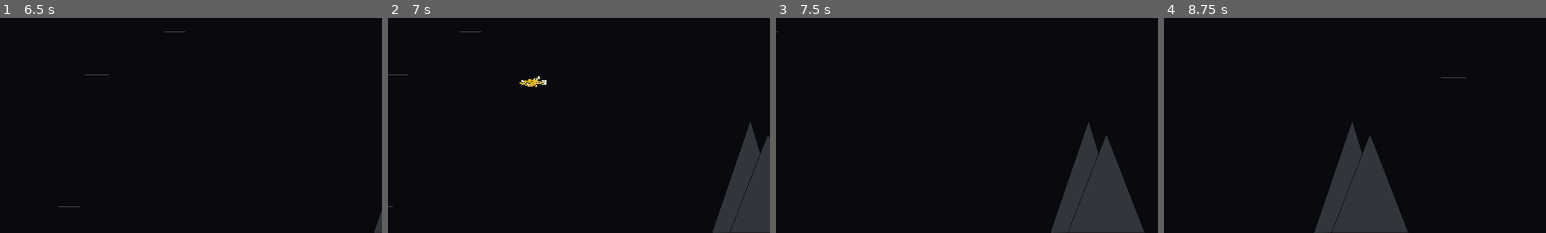
Above: before the commit, frames 1-4 (left to right).
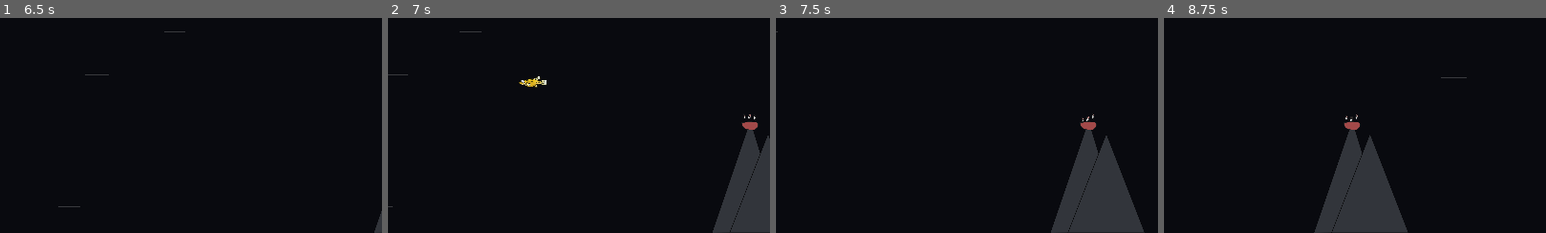
Above: after the commit, the same moments.

Repository: yakostro/eagle_game
Game: Godot game, scene res://Scenes/game.tscn
The game is run twice, just before and just after one commit, with the same random seed, the same clock (stepped at 60 frames per second) and the same inputs.
Inputs:
- Up to frame 1 (6.5 s): hold Up (move_up) 0.53-1.28 s; tap F (drop_fish) at 0.6, 2.85, 5.1 s; tap Space (ui_select) at 0.77, 1.07, 1.52, 1.82, 3.02, 3.32, 3.77, 4.07, 4.52, 4.82, 6.02, 6.32 s; tap T at 1.25, 3.5 s; hold Down (move_down) 1.28-2.03 s; tap E (eat_fish) at 1.35, 3.6, 5.85 s; hold Up (move_up) 2.03-3.53 s; tap H (screech) at 2.1, 4.35 s; hold Down (move_down) 3.53-5.78 s; hold Up (move_up) from 5.78 s (still down)
- Up to frame 2 (7 s): keep holding Up (move_up); tap T at 6.5 s; tap H (screech) at 6.6 s; tap Space (ui_select) at 6.77 s
- Up to frame 3 (7.5 s): keep holding Up (move_up); tap Space (ui_select) at 7.07 s; tap F (drop_fish) at 7.35 s
- Up to frame 4 (8.75 s): tap Space (ui_select) at 7.52, 7.82 s; release Up (move_up) at 8.03 s; hold Down (move_down) from 8.03 s (still down); tap E (eat_fish) at 8.1 s
The pictures show only the part of the screen within x 50-100%, y 50-100%; the shares and areas given below are measured in that part.

Frame 1 is identical in both runs. In frame 2, 0.1% of the frame differs, in the area x 92-97%, y 44-52%; in frame 3, 0.1%; in frame 4, 0.1%, in the area x 47-52%, y 44-52%.

Commit message:
added nest: animation, spawn, placing inside mountain. collision with fish added but doesnt work properly

Diff:
--- a/Scenes/eagle.tscn
+++ b/Scenes/eagle.tscn
@@ -352,7 +352,7 @@
 [node name="Animation" type="AnimatedSprite2D" parent="."]
 position = Vector2(-331, 1)
 sprite_frames = SubResource("SpriteFrames_kheon")
-animation = &"hit"
+animation = &"glide"
 autoplay = "glide"
 offset = Vector2(4, -37)
 flip_h = true
--- a/Scenes/game.tscn
+++ b/Scenes/game.tscn
@@ -1,6 +1,7 @@
-[gd_scene load_steps=8 format=3 uid="uid://bvfc1tl8ttpuo"]
+[gd_scene load_steps=9 format=3 uid="uid://bvfc1tl8ttpuo"]
 
 [ext_resource type="PackedScene" uid="uid://cd42djg346oqy" path="res://scenes/eagle.tscn" id="1_ek57t"]
+[ext_resource type="PackedScene" uid="uid://kjcy0srr3p6t" path="res://scenes/nest.tscn" id="1_gfvr7"]
 [ext_resource type="PackedScene" uid="uid://cet764a7faoqm" path="res://scenes/wind_particles.tscn" id="2_wind"]
 [ext_resource type="Script" path="res://scripts/obstacle_spawner.gd" id="3_6m21n"]
 [ext_resource type="Texture2D" uid="uid://bq584cyumqstu" path="res://particles/wind_particle_3.png" id="3_yd0cu"]
@@ -23,6 +24,7 @@
 position = Vector2(1920, 1080)
 script = ExtResource("3_6m21n")
 mountain_scene = ExtResource("4_yvdbw")
+nest_scene = ExtResource("1_gfvr7")
 spawn_interval = 6.0
 
 [node name="Eagle" parent="." instance=ExtResource("1_ek57t")]
--- a/Scenes/mountain.tscn
+++ b/Scenes/mountain.tscn
@@ -24,3 +24,6 @@
 position = Vector2(214, 5)
 shape = SubResource("SegmentShape2D_cwc11")
 debug_color = Color(0.337255, 0.188235, 0.721569, 0.8)
+
+[node name="NestPlaceholder" type="Marker2D" parent="."]
+position = Vector2(170, 7)
--- a/Scenes/nest.tscn
+++ b/Scenes/nest.tscn
@@ -1,5 +1,83 @@
-[gd_scene format=3 uid="uid://kjcy0srr3p6t"]
+[gd_scene load_steps=14 format=3 uid="uid://kjcy0srr3p6t"]
 
-[node name="Node2D" type="Node2D"]
+[ext_resource type="Script" path="res://scripts/nest.gd" id="1_u358j"]
+[ext_resource type="Texture2D" uid="uid://bba55sddydqay" path="res://sprites/nest/fed/fed1.png" id="2_adwbv"]
+[ext_resource type="Texture2D" uid="uid://bfcaycqmm7p8h" path="res://sprites/nest/fed/fed2.png" id="3_jn2qp"]
+[ext_resource type="Texture2D" uid="uid://kxq2e00obfml" path="res://sprites/nest/fed/fed3.png" id="4_0ggvm"]
+[ext_resource type="Texture2D" uid="uid://shf56lxttir4" path="res://sprites/nest/hungry/Frame 3.png" id="6_104ac"]
+[ext_resource type="Texture2D" uid="uid://cf64f1s2mhgjv" path="res://sprites/nest/hungry/Frame 4.png" id="7_xexj6"]
+[ext_resource type="Texture2D" uid="uid://thri0gn40npm" path="res://sprites/nest/hungry/Frame 5.png" id="8_2wjcv"]
+[ext_resource type="Texture2D" uid="uid://b6iniw2lnfhbg" path="res://sprites/nest/hungry/Frame 6.png" id="9_jxu2q"]
+[ext_resource type="Texture2D" uid="uid://cvpd6m71xrbid" path="res://sprites/nest/hungry/Frame 7.png" id="10_n1h44"]
+[ext_resource type="Texture2D" uid="uid://djc6nmvtefeqq" path="res://sprites/nest/hungry/Frame 8.png" id="11_rghc1"]
+[ext_resource type="Texture2D" uid="uid://do0qdyurp1kxt" path="res://sprites/nest/hungry/Frame 2.png" id="12_7hcef"]
 
-[node name="Sprite2D" type="Sprite2D" parent="."]
+[sub_resource type="SpriteFrames" id="SpriteFrames_cwq4g"]
+animations = [{
+"frames": [{
+"duration": 1.0,
+"texture": ExtResource("2_adwbv")
+}, {
+"duration": 1.0,
+"texture": ExtResource("3_jn2qp")
+}, {
+"duration": 1.0,
+"texture": ExtResource("4_0ggvm")
+}],
+"loop": true,
+"name": &"fed",
+"speed": 5.0
+}, {
+"frames": [{
+"duration": 1.0,
+"texture": ExtResource("12_7hcef")
+}, {
+"duration": 1.0,
+"texture": ExtResource("6_104ac")
+}, {
+"duration": 1.0,
+"texture": ExtResource("7_xexj6")
+}, {
+"duration": 1.0,
+"texture": ExtResource("8_2wjcv")
+}, {
+"duration": 1.0,
+"texture": ExtResource("9_jxu2q")
+}, {
+"duration": 1.0,
+"texture": ExtResource("10_n1h44")
+}, {
+"duration": 1.0,
+"texture": ExtResource("11_rghc1")
+}],
+"loop": true,
+"name": &"hungry",
+"speed": 7.0
+}]
+
+[sub_resource type="CapsuleShape2D" id="CapsuleShape2D_2x5yl"]
+radius = 20.0
+height = 68.0
+
+[node name="Nest" type="Node2D"]
+script = ExtResource("1_u358j")
+
+[node name="FishPlaceholder" type="Sprite2D" parent="."]
+modulate = Color(0.74108, 0.741081, 0.74432, 1)
+position = Vector2(1, -11)
+rotation = -1.63998
+scale = Vector2(0.2, 0.2)
+
+[node name="Animation" type="AnimatedSprite2D" parent="."]
+scale = Vector2(0.5, 0.5)
+sprite_frames = SubResource("SpriteFrames_cwq4g")
+animation = &"fed"
+autoplay = "hungry"
+frame_progress = 0.188811
+
+[node name="Area2D" type="Area2D" parent="."]
+
+[node name="CollisionShape2D" type="CollisionShape2D" parent="Area2D"]
+position = Vector2(0, 12)
+rotation = 1.5708
+shape = SubResource("CapsuleShape2D_2x5yl")
--- a/scripts/fish.gd
+++ b/scripts/fish.gd
@@ -37,14 +37,21 @@
 	calculate_target_and_jump()
 
 func _ready():
-	# Disable physical collisions but keep gravity
-	collision_layer = 0
-	collision_mask = 0
+	# Set collision layers for proper detection
+	collision_layer = 1  # Fish are on layer 1 for nest detection
+	collision_mask = 0   # Fish don't need to detect other objects
 	gravity_scale = 1.0
 
 	# Get the detection area and connect signal
 	var catch_area = $CatchArea
 	catch_area.body_entered.connect(_on_catch_area_entered)
+
+	# Set up catch area for nest detection
+	catch_area.collision_layer = 1  # Same layer as fish body for consistent detection
+	catch_area.collision_mask = 1   # CatchArea doesn't need to detect anything
+
+	# Add to fish group for easy detection
+	add_to_group("fish")
 
 	# Set up lifetime timer
 	var timer = Timer.new()
@@ -189,7 +196,7 @@
 		queue_free()
 
 # Static method to spawn fish at bottom of screen
-static func spawn_fish_at_bottom(scene_tree: SceneTree, fish_scene: PackedScene, eagle: Eagle, screen_width: float, screen_height: float):
+static func spawn_fish_at_bottom(scene_tree: SceneTree, fish_scene: PackedScene, eagle: Eagle, screen_width: float, viewport_height: float):
 	var fish = fish_scene.instantiate()
 
 	# Check if the fish is actually a Fish instance
@@ -211,7 +218,7 @@
 	spawn_x = min(spawn_x, screen_width - 50)
 
 	# Spawn fish BELOW the bottom of the screen
-	var spawn_y = screen_height + randf_range(50, 150)  # 50-150 pixels below screen bottom
+	var spawn_y = viewport_height + randf_range(50, 150)  # 50-150 pixels below screen bottom
 
 
 
@@ -221,6 +228,6 @@
 	scene_tree.current_scene.add_child(fish)
 
 	# Setup the fish with eagle reference and screen height
-	fish.setup_fish(eagle, screen_height)
+	fish.setup_fish(eagle, viewport_height)
 
 	return fish
--- /dev/null
+++ b/scripts/nest.gd
@@ -0,0 +1,108 @@
+extends Node2D
+
+class_name Nest
+
+# Nest states
+enum NestState {
+	HUNGRY,
+	FED
+}
+
+@export var moral_points_gain: int = 10  # Points gained when feeding nest
+@export var moral_points_loss: int = 5   # Points lost when nest goes off-screen
+
+var current_state: NestState = NestState.HUNGRY
+var animation_player: AnimatedSprite2D
+var area_2d: Area2D
+var fish_placeholder: Sprite2D
+var has_emitted_missed: bool = false  # Track if missed signal was already emitted
+
+# Signals
+signal nest_fed(points: int)
+signal nest_missed(points: int)
+
+func _ready():
+	# Get references to child nodes
+	animation_player = get_node("Animation")
+	area_2d = get_node("Area2D")
+	fish_placeholder = get_node("FishPlaceholder")
+
+	# Set up collision detection for fish
+	area_2d.collision_layer = 0  # Nest doesn't need to be on a collision layer
+	area_2d.collision_mask = 1   # Detect bodies on layer 1 (fish should be on layer 1)
+
+	# Connect collision signals
+	area_2d.body_entered.connect(_on_body_entered)
+	area_2d.area_entered.connect(_on_area_entered)  # Also detect area collisions
+
+	# Set initial state
+	set_state(NestState.HUNGRY)
+
+	# Hide fish placeholder initially
+	fish_placeholder.visible = false
+
+	print("Nest initialized in HUNGRY state")
+
+func _process(_delta):
+	"""Handle missed signal when nest goes off-screen"""
+	# Only emit missed signal if nest is still hungry and hasn't emitted before
+	if current_state == NestState.HUNGRY and not has_emitted_missed:
+		if global_position.x < -100:  # Off the left side of screen
+			print("Nest missed - going off screen")
+			nest_missed.emit(moral_points_loss)
+			has_emitted_missed = true
+
+func set_state(new_state: NestState):
+	"""Change nest state and update animation"""
+	current_state = new_state
+
+	match current_state:
+		NestState.HUNGRY:
+			animation_player.play("hungry")
+		NestState.FED:
+			animation_player.play("fed")
+
+func _on_body_entered(body):
+	"""Handle collision with fish or other objects"""
+	# Check if it's a fish using multiple methods for reliability
+	if body is Fish or (body.has_method("get_class") and body.get_class() == "Fish"):
+		if current_state == NestState.HUNGRY:
+			print("Fish detected by nest: ", body.name)
+			feed_nest(body)
+
+func _on_area_entered(area):
+	"""Handle area collision (fish CatchArea)"""
+	var body = area.get_parent()
+	if body and (body is Fish or (body.has_method("get_class") and body.get_class() == "Fish")):
+		if current_state == NestState.HUNGRY:
+			print("Fish CatchArea detected by nest: ", body.name)
+			feed_nest(body)
+
+func feed_nest(fish):
+	"""Feed the nest with a fish"""
+	if current_state != NestState.HUNGRY:
+		return
+
+	print("Nest fed with fish!")
+
+	# Change to fed state
+	set_state(NestState.FED)
+
+	# Show fish in placeholder (preserve position, scale, rotation as per GDD)
+	fish_placeholder.visible = true
+	var fish_sprite = fish.get_node("Sprite2D")
+	if fish_sprite:
+		fish_placeholder.texture = fish_sprite.texture
+		# Preserve properties exactly as specified in GDD - preserve position, scale and rotation
+		fish_placeholder.scale = fish.scale  # Keep original fish scale
+		fish_placeholder.rotation = fish.rotation  # Keep original fish rotation
+		# Position is already set by the placeholder position in the nest scene
+		print("Fish sprite displayed in nest with scale: ", fish_placeholder.scale, " rotation: ", fish_placeholder.rotation)
+	else:
+		print("Warning: Could not find Sprite2D in fish to display in nest")
+
+	# Emit signal for eagle to increase moral points
+	nest_fed.emit(moral_points_gain)
+
+	# Remove the fish from the scene
+	fish.queue_free()
--- a/scripts/obstacle_spawner.gd
+++ b/scripts/obstacle_spawner.gd
@@ -3,12 +3,15 @@
 class_name ObstacleSpawner
 
 @export var mountain_scene: PackedScene  # Drag your Mountain.tscn here
+@export var nest_scene: PackedScene  # Drag your Nest.tscn here
 @export var spawn_interval: float = 5.0  # Seconds between spawns
 @export var spawn_interval_variance: float = 2.0  # Random variation in timing
 @export var min_spawn_interval: float = 2.0  # Minimum time between spawns
+@export var nest_spawn_frequency: int = 1  # Spawn nest every N obstacles
 
 var spawn_timer: Timer
 var screen_size: Vector2
+var obstacle_count: int = 0  # Counter to track spawned obstacles for nest spawning
 
 func _ready():
 	# Get screen size
@@ -44,13 +47,42 @@
 	# Let mountain handle its own setup
 	mountain.setup_mountain(screen_size.x, screen_size.y)
 
-	print("Spawned mountain using its own setup method")
+	# Increment obstacle counter
+	obstacle_count += 1
+
+	# Check if we should spawn a nest on this obstacle
+	if obstacle_count % nest_spawn_frequency == 0:
+		spawn_nest_on_obstacle(mountain)
+
+	print("Spawned mountain using its own setup method. Total obstacles: ", obstacle_count)
 
 # Method to increase difficulty over time
 func increase_difficulty():
 	spawn_interval = max(spawn_interval - 0.2, min_spawn_interval)
 	print("Difficulty increased - Spawn interval: ", spawn_interval)
 
+func spawn_nest_on_obstacle(obstacle: Node2D):
+	if not nest_scene:
+		print("Error: No nest scene assigned to spawner!")
+		return
+
+	# Instantiate nest
+	var nest = nest_scene.instantiate()
+
+	# Add nest as child of obstacle so it moves with the mountain
+	obstacle.add_child(nest)
+
+	# Position nest using the placeholder if it exists
+	var nest_placeholder = obstacle.get_node_or_null("NestPlaceholder")
+	if nest_placeholder:
+		# Use the placeholder's position
+		nest.position = nest_placeholder.position
+		print("Spawned nest using placeholder at position: ", nest.position)
+	else:
+		# Fallback to default positioning
+		nest.position = Vector2(0, 20)
+		print("Warning: No NestPlaceholder found, using default position")
+
 # Method to manually spawn mountain (for testing)
 func spawn_mountain_now():
 	spawn_mountain()
Binary file added: sprites/nest/fed/fed1.png
Not shown, added: sprites/nest/fed/fed1.png.import
Binary file added: sprites/nest/fed/fed2.png
Not shown, added: sprites/nest/fed/fed2.png.import
Binary file added: sprites/nest/fed/fed3.png
Not shown, added: sprites/nest/fed/fed3.png.import
Binary file added: sprites/nest/hungry/Frame 2.png
Not shown, added: sprites/nest/hungry/Frame 2.png.import
Binary file added: sprites/nest/hungry/Frame 3.png
Not shown, added: sprites/nest/hungry/Frame 3.png.import
Binary file added: sprites/nest/hungry/Frame 4.png
Not shown, added: sprites/nest/hungry/Frame 4.png.import
(and 9 more such lines)
